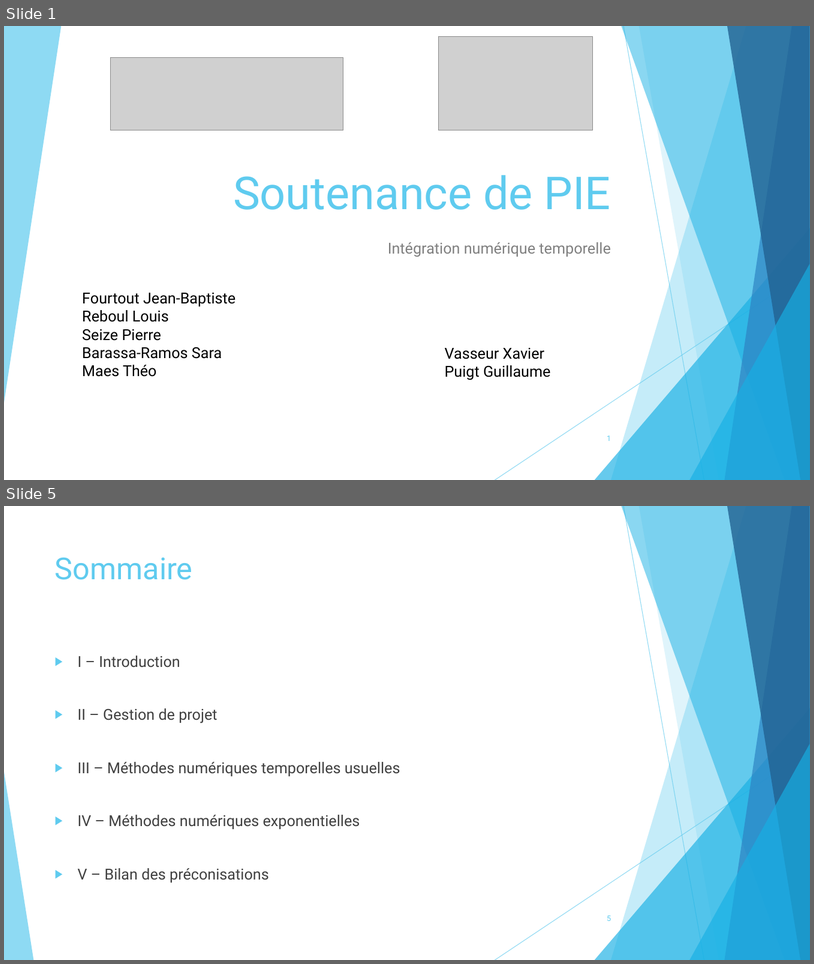
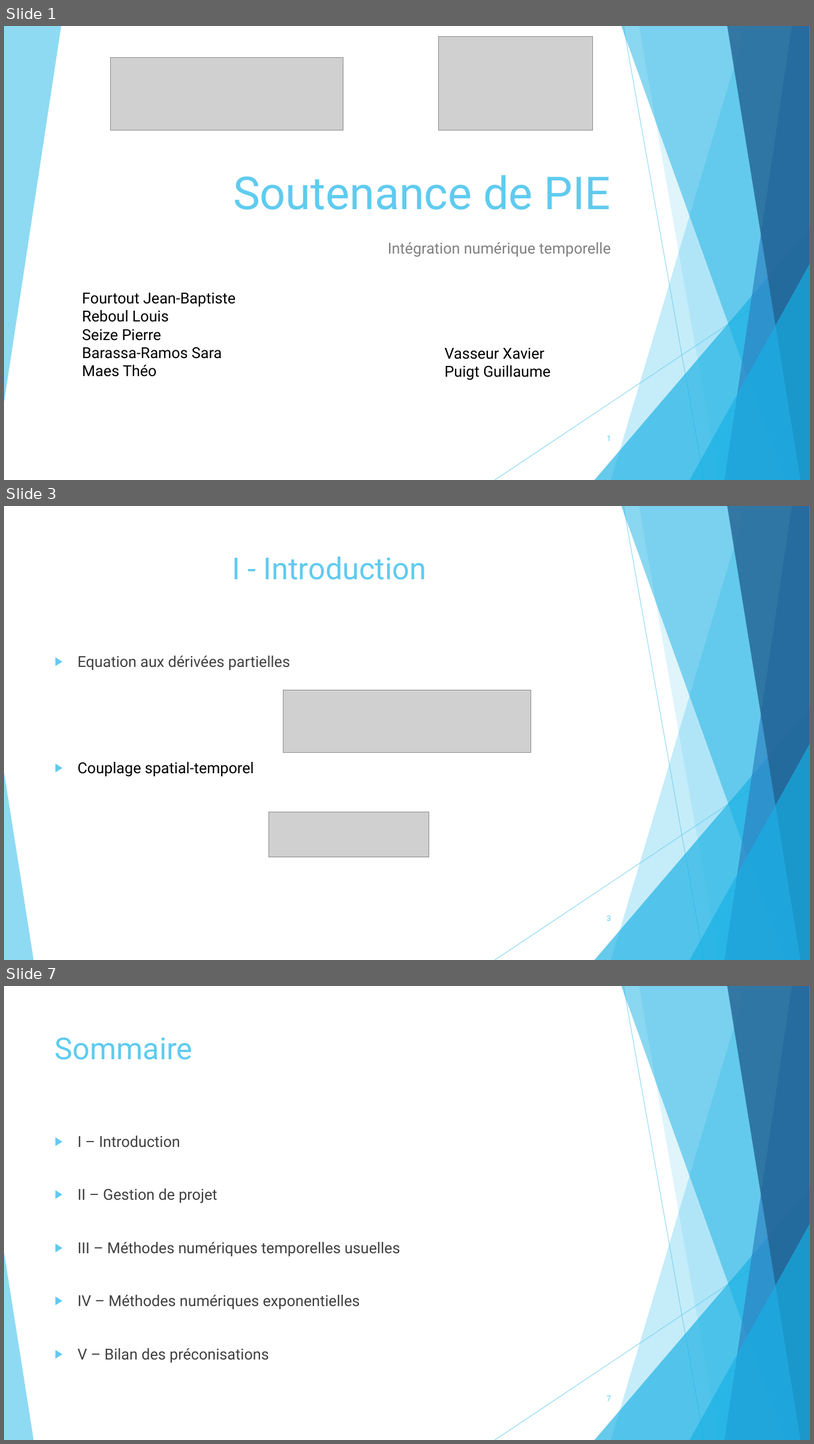
Before and after one commit to pierreXVI/PIE, a slide deck: oral_presentation/Oral_presentation_12_02_2019.pptx. Shown one above the other, each under a label of ours: slides 1 and 5 before the commit, slides 1, 3 and 7 after it; the slides between them are not shown. The pictures are 814x964 and 814x1444 pixels, drawn with LibreOffice and Linux fonts; fonts in the diff are those of the drawing; grey boxes stand for pictures. Boxes give left, top, right and bottom in pixels: in the first picture for what was removed or moved away, otherwise in the second. Text is boxed around its words. In the diff, an @@ line names an element or a change of style, - is before the commit and + after.

```diff
--- a/oral_presentation/Oral_presentation_12_02_2019.pptx
+++ b/oral_presentation/Oral_presentation_12_02_2019.pptx
@@ slide 3 added at bbox=[4, 506, 810, 960], background #FFFFFF; not listed: 10 template elements that a slide beside it also shows @@
@@ title added at bbox=[232, 556, 426, 580], 36 pt, text #5FCBEF @@
+I - Introduction
@@ text added at bbox=[78, 655, 290, 777], 18 pt, text #404040 @@
+▶ Equation aux dérivées partielles
+▶ Couplage spatial-temporel
@@ picture added at bbox=[284, 690, 531, 752] @@
@@ picture added at bbox=[269, 811, 429, 857] @@
@@ page number added at bbox=[607, 915, 611, 921], 9 pt, text #5FCBEF @@
+3
@@ what was slide 5 is now slide 7 @@
@@ page number at bbox=[607, 1395, 611, 1401]: text changed @@
-5
+7
```
Also in this commit, not shown: 12 slides changed, 5 other slides added, 3 slides removed, 8 other files.
